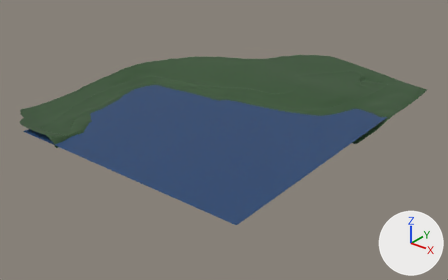
Before and after pictures for a commit that changed the COLLADA model CustomRobots/f1/models/monaco/meshes/monaco.dae.
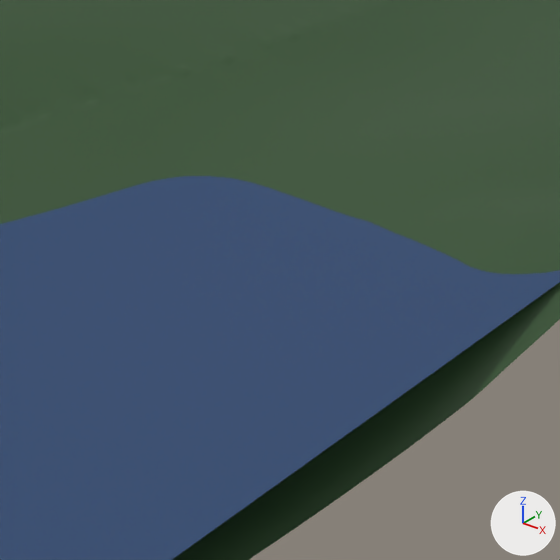
Each version is shown whole from a camera (50 mm lens) standing at (1621.0, -2037.0, 1061.0) and looking at (52.0, -75.0, -155.0), then close up on the part from 76% to 86% of the width and 34% to 51% of the height. Lighting does not change. The marker at lower right points along +X, +Y and +Z. The older version's two pictures come first.

In view in the first close-up: 'agua', 'tierra'.
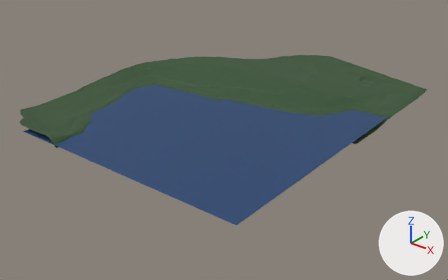
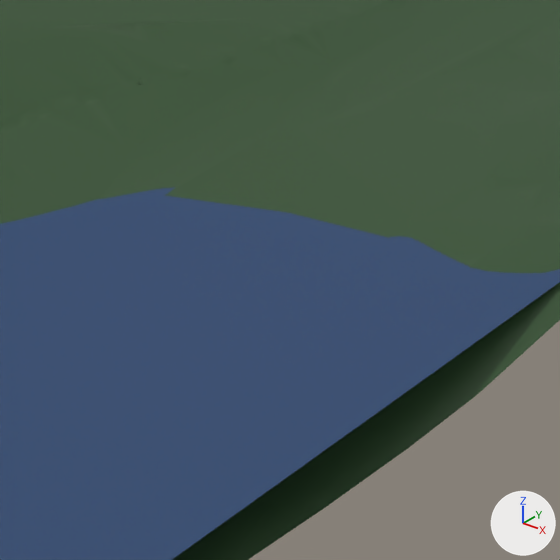
What the commit changed:
me_plane_002 is used by ob_tierra; location (5.4, -7.3, 2.1).
me_plane_002 had 13942 vertices, 27249 faces and spanned x -641.0..646.0, y -744.0..746.0, z -37.0..57.0.
me_plane_002 now has 3335 vertices, 6480 faces and spans x -641.0..646.0, y -744.0..746.0, z -37.0..56.0.
me_plane_002 part 1: 1 vertex moved within x 640.0, y 712.0, z -22.0; 10607 vertices removed from x -641.0..646.0, y -744.0..746.0, z -37.0..57.0.

Location of each change, (x1, y1, x2, y2) in pixels of the close-ups (560 x 560 px):
part 1 of me_plane_002, reshaped: before (22, 173, 560, 560)
